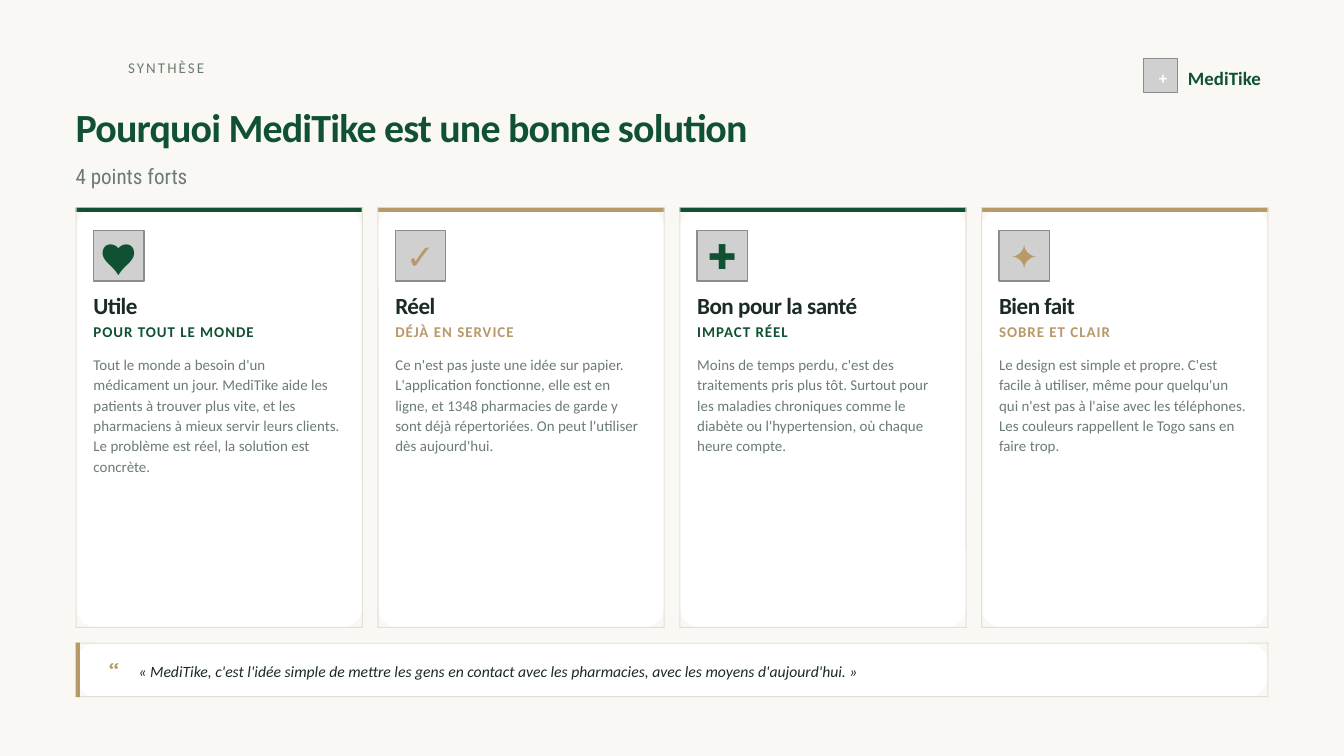
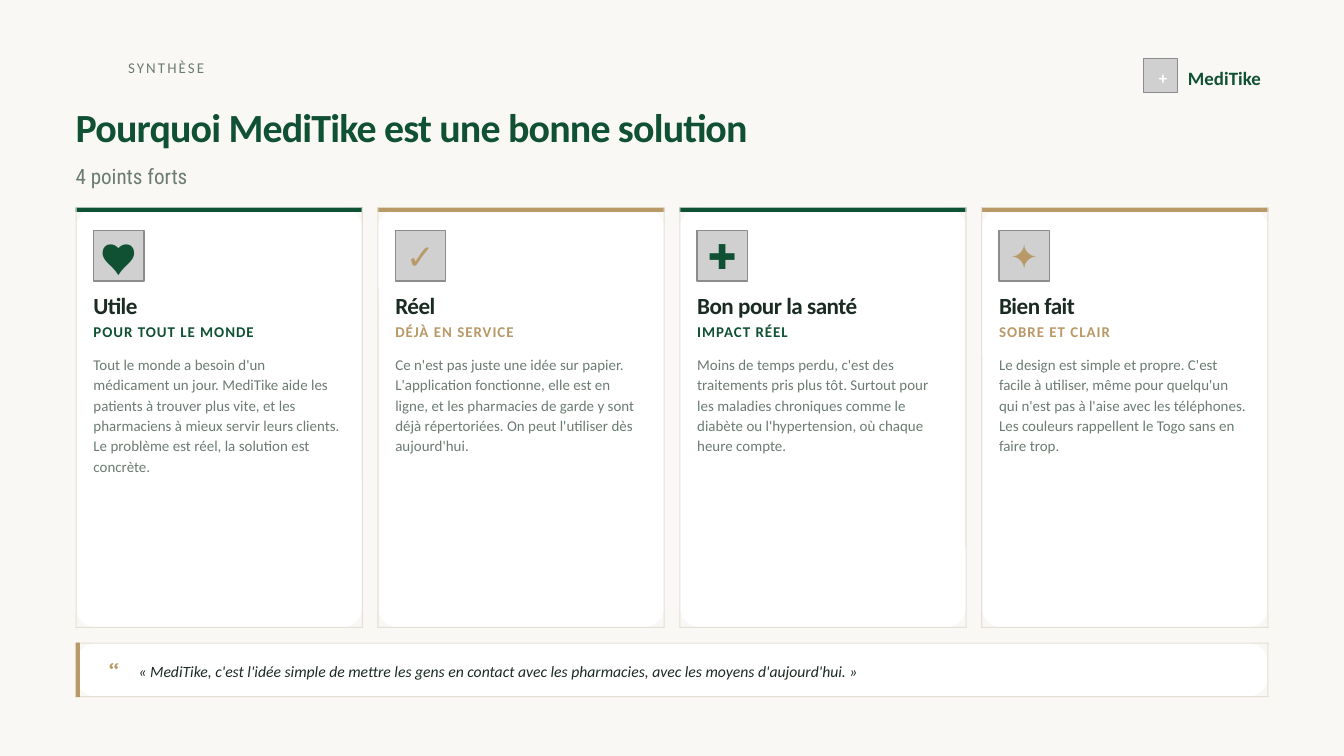
Before and after one commit to kennethafantsawo/MediTike, a slide deck: slide 10 of download/MediTike-Presentation.pptx. Drawn at 1344x756 pixels with LibreOffice and Linux fonts; fonts in the diff are those of the drawing; grey boxes stand for pictures; background and template pictures are left out. Boxes give left, top, right and bottom in pixels: in the first picture for what was removed or moved away, otherwise in the second. Text is boxed around its words. In the diff, an @@ line names an element or a change of style, - is before the commit and + after.

Commit message:
fix: PPT — retirer admin secret/audit + corriger nombre pharmacies + retirer GitHub
Slide 7 (Sécurité):
- Retrait des cartes 'Admin secret' et 'Tout est tracé'
- Grille passée de 4x2 (8 cartes) à 3x2 (6 cartes)

Slides 2, 6, 8, 9, 10:
- Remplacement de '1348 pharmacies' par 'une centaine de pharmacies'
- Explication: pharmacies qui se répartissent la garde à tour de rôle

Slide 9 + 11:
- Retrait de la mention 'Code source sur GitHub'

```diff
--- a/download/MediTike-Presentation.pptx
+++ b/download/MediTike-Presentation.pptx
@@ text at [395,359,634,454]: text changed @@
-Ce n'est pas juste une idée sur papier. L'application fonctionne, elle est en ligne, et 1348 pharmacies de garde y sont déjà répertoriées. On peut l'utiliser dès aujourd'hui.
+Ce n'est pas juste une idée sur papier. L'application fonctionne, elle est en ligne, et les pharmacies de garde y sont déjà répertoriées. On peut l'utiliser dès aujourd'hui.
```
Also in this commit, not shown: 6 other slides changed, 7 other files.
